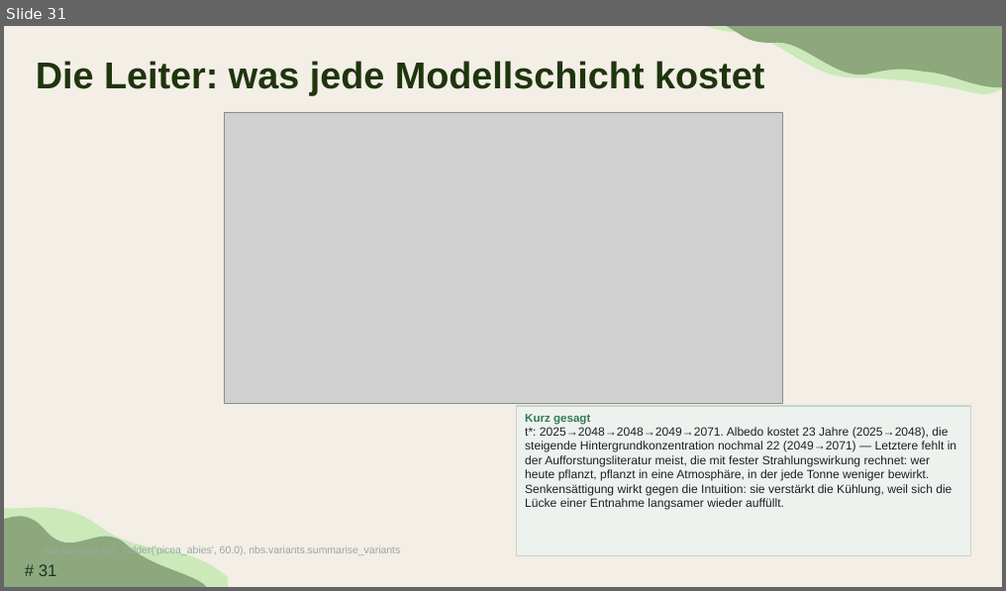
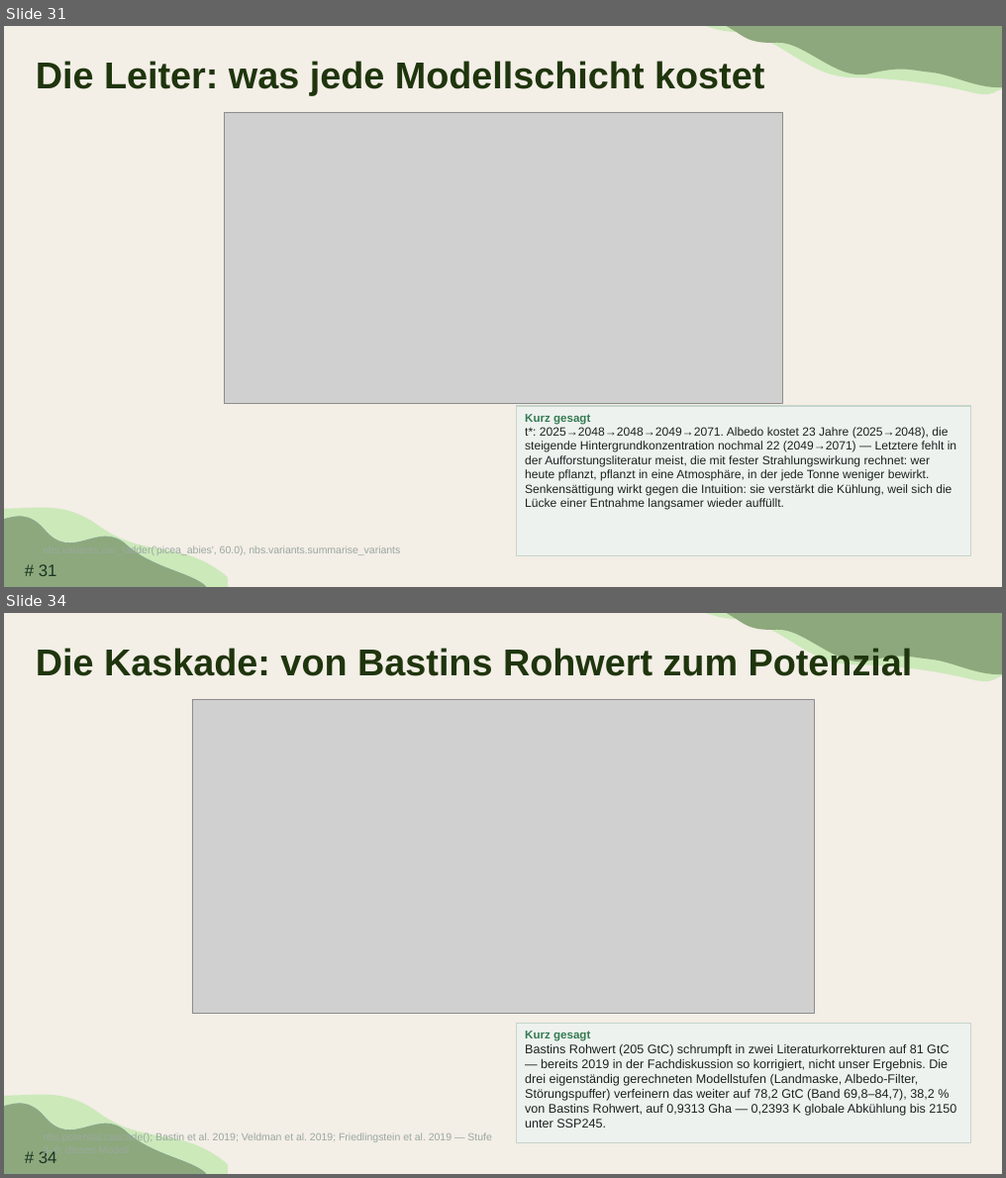
Before and after one commit to TimoDiepers/woodway, a slide deck: docs/slides/dissvortrag.pptx. Shown one above the other, each under a label of ours: slide 31 before the commit, slides 31 and 34 after it; the slides between them are not shown. The pictures are 1006x591 and 1006x1178 pixels, drawn with LibreOffice and Linux fonts; fonts in the diff are those of the drawing; grey boxes stand for pictures. Boxes give left, top, right and bottom in pixels: in the first picture for what was removed or moved away, otherwise in the second. Text is boxed around its words. In the diff, an @@ line names an element or a change of style, - is before the commit and + after.

```diff
--- a/docs/slides/dissvortrag.pptx
+++ b/docs/slides/dissvortrag.pptx
@@ slide 34 added at (4, 613, 1002, 1174), background #F3EEE6; not listed: 5 template elements that a slide beside it also shows @@
@@ title added at (36, 646, 913, 682), 36 pt, text #1F350D, bold @@
+Die Kaskade: von Bastins Rohwert zum Potenzial
@@ picture added at (192, 699, 814, 1014) @@
@@ rectangle added at (516, 1023, 971, 1143), fill #EEF2EF, outline #C5D5CA 1 pt, 12 pt, text #1A2320 @@
+Kurz gesagt
+Bastins Rohwert (205 GtC) schrumpft in zwei Literaturkorrekturen auf 81 GtC — bereits 2019 in der Fachdiskussion so korrigiert, nicht unser Ergebnis. Die drei eigenständig gerechneten Modellstufen (Landmaske, Albedo-Filter, Störungspuffer) verfeinern das weiter auf 78,2 GtC (Band 69,8–84,7), 38,2 % von Bastins Rohwert, auf 0,9313 Gha — 0,2393 K globale Abkühlung bis 2150 unter SSP245.
@@ text added at (43, 1133, 491, 1157), 10 pt, text #9AA8A1 @@
+nbs.potential.cascade(); Bastin et al. 2019; Veldman et al. 2019; Friedlingstein et al. 2019 — Stufe 3–6: dieses Modell
```
Also in this commit, not shown: 4 other slides added.
